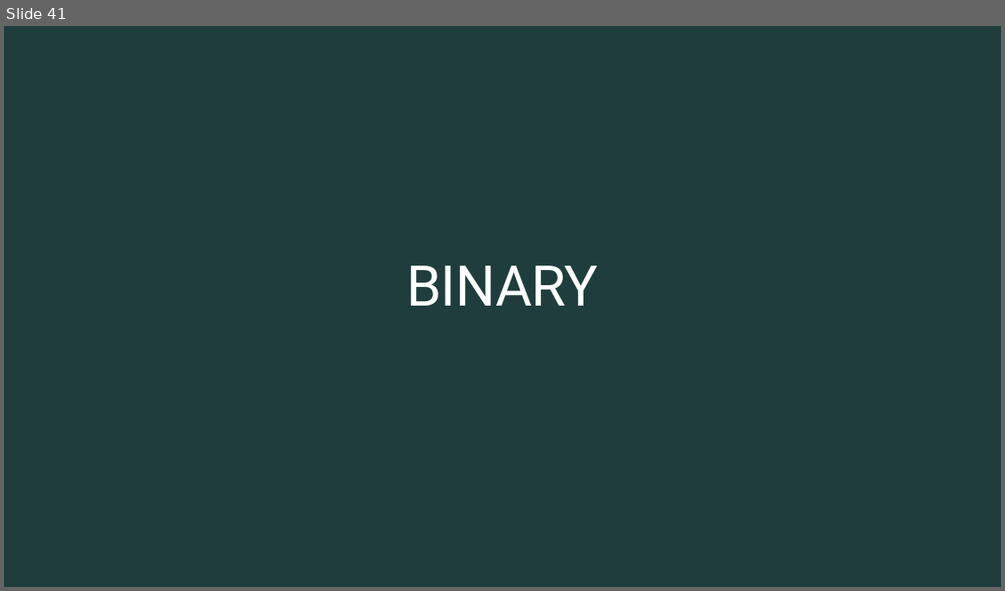
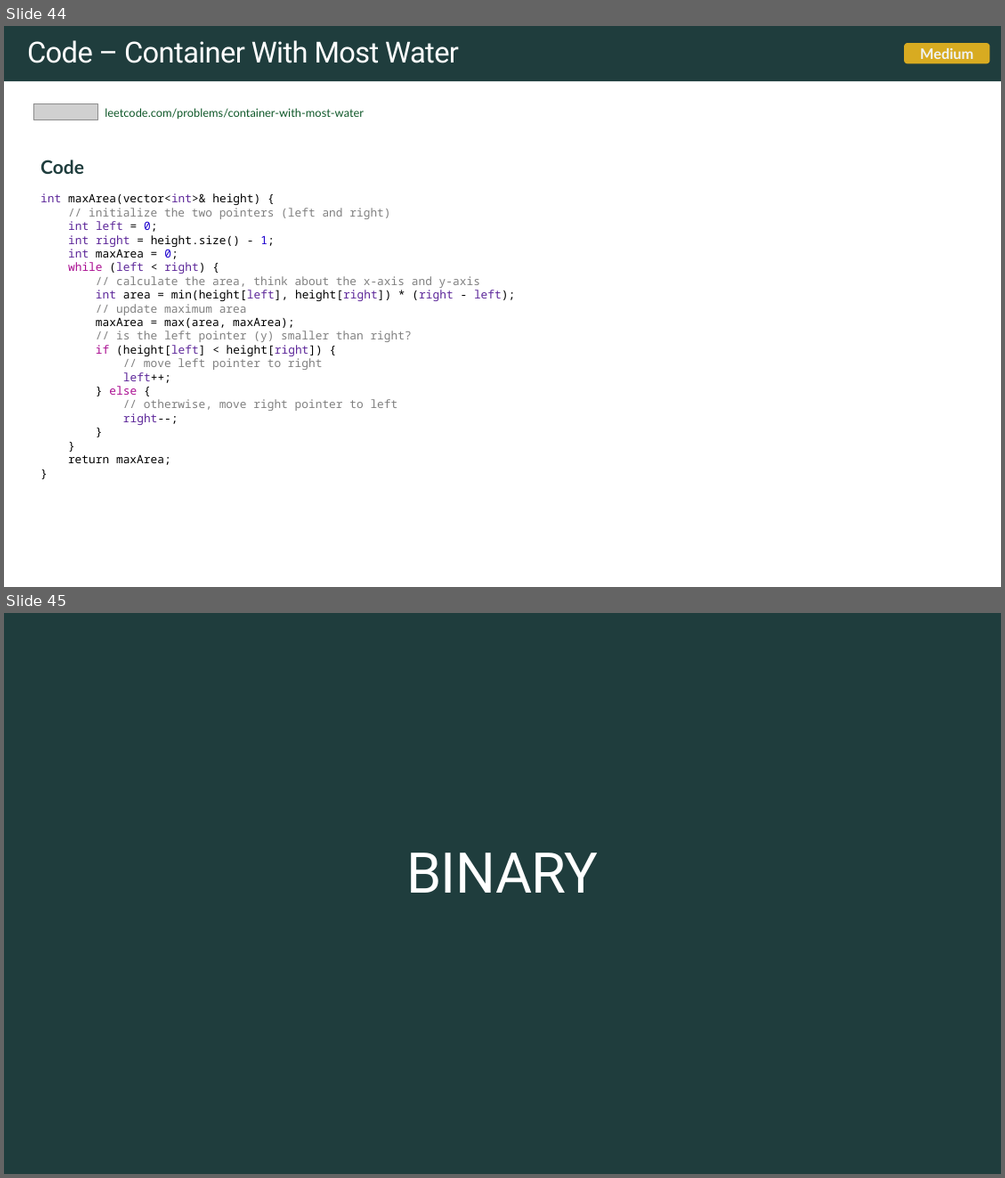
Before and after one commit to rfdavid/coding-interview-handbook-cpp, a slide deck: Algorithm and problem Solving Cheatsheet.pptm. Shown one above the other, each under a label of ours: slide 41 before the commit, slides 44 and 45 after it. The pictures are 1005x591 and 1005x1178 pixels, drawn with LibreOffice and Linux fonts; fonts in the diff are those of the drawing; grey boxes stand for pictures. Boxes give left, top, right and bottom in pixels: in the first picture for what was removed or moved away, otherwise in the second. Text is boxed around its words. In the diff, an @@ line names an element or a change of style, - is before the commit and + after.

Commit message:
added binary tree DFS and two pointers

```diff
--- a/Algorithm and problem Solving Cheatsheet.pptm
+++ b/Algorithm and problem Solving Cheatsheet.pptm
@@ slide 44 added at box(4, 26, 1001, 587), background #FFFFFF @@
@@ rectangle added at box(4, 26, 1001, 81), fill #1F3D3D @@
@@ title added at box(27, 40, 459, 63), 28 pt, text #FFFFFF @@
+Code – Container With Most Water
@@ rounded rectangle added at box(905, 43, 990, 64), fill #E2B120 at 95% opacity, 14 pt, text #F0F3F3, bold @@
+Medium
@@ picture added at box(34, 103, 97, 120) @@
@@ text added at box(105, 108, 364, 119), 11 pt, text #0F5829 @@
+leetcode.com/problems/container-with-most-water
@@ text added at box(40, 160, 515, 465), 11 pt, text #808080 @@
+Code
+int maxArea(vector<int>& height) {
+// initialize the two pointers (left and right)
+int left = 0;
+int right = height.size() - 1;
+int maxArea = 0;
+while (left < right) {
+// calculate the area, think about the x-axis and y-axis
+int area = min(height[left], height[right]) * (right - left);
+// update maximum area
+maxArea = max(area, maxArea);
+// is the left pointer (y) smaller than right?
+if (height[left] < height[right]) {
+// move left pointer to right
+left++;
+} else {
+// otherwise, move right pointer to left
+right--;
+}
+}
+return maxArea;
+}
@@ what was slide 41 is now slide 45 @@
```
Also in this commit, not shown: 4 slides changed, 11 other slides added, 15 other files.
